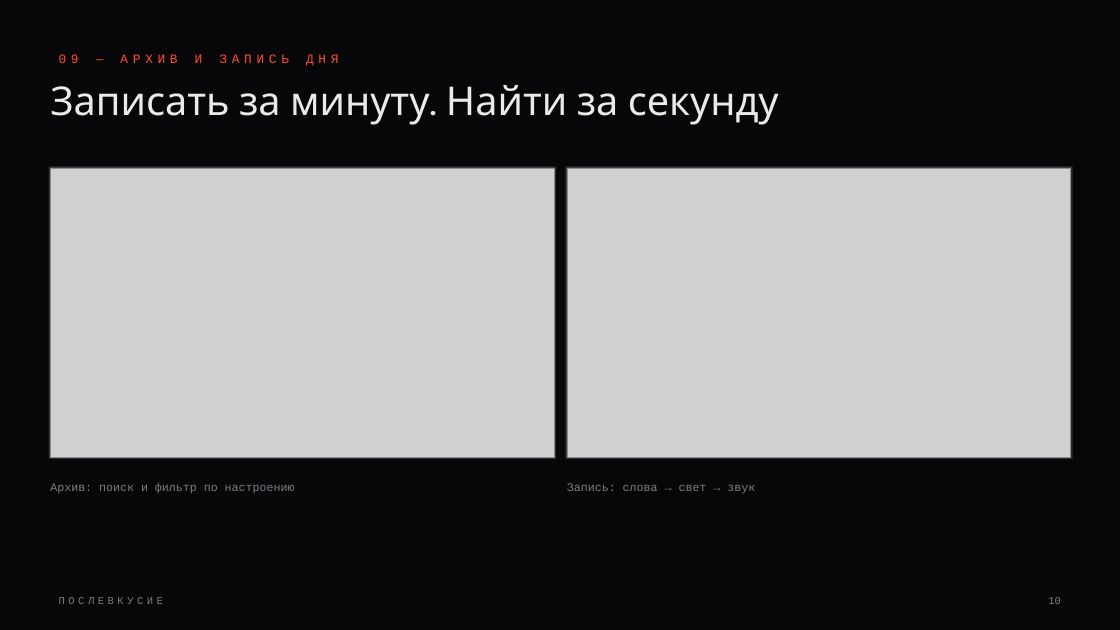
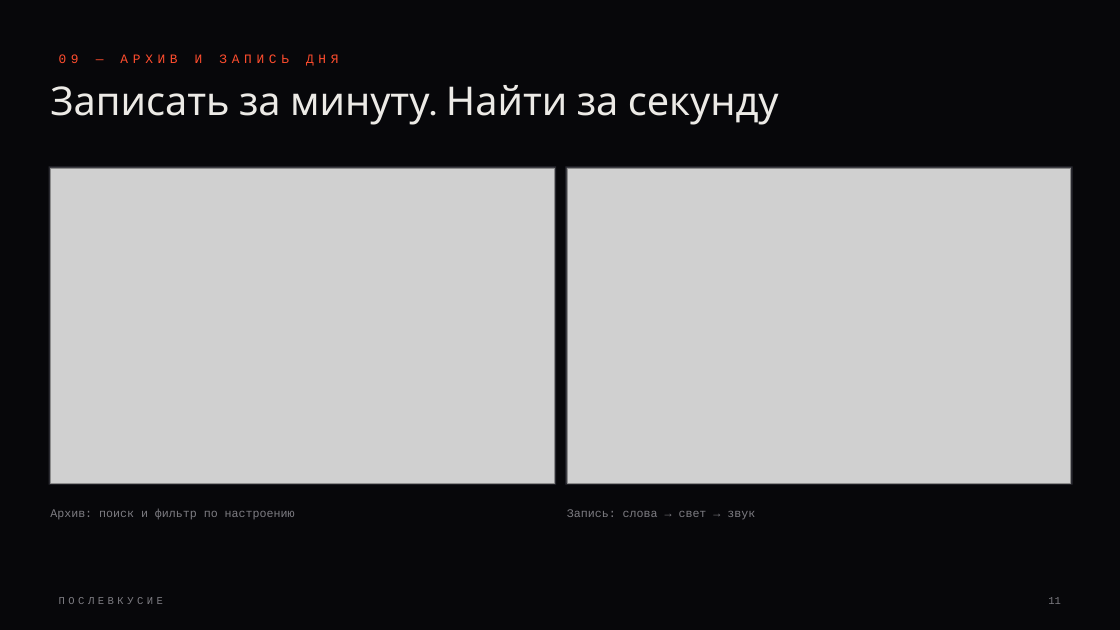
Before and after one commit to asylbeksofiev-pixel/poslevkusie, a slide deck: slide 11 of docs/presentation/Послевкусие — презентация.pptx (slide 10 before the commit). Drawn at 1120x630 pixels with LibreOffice and Linux fonts; fonts in the diff are those of the drawing; grey boxes stand for pictures. Boxes give left, top, right and bottom in pixels: in the first picture for what was removed or moved away, otherwise in the second. Text is boxed around its words. In the diff, an @@ line names an element or a change of style, - is before the commit and + after.

```diff
--- a/docs/presentation/Послевкусие — презентация.pptx
+++ b/docs/presentation/Послевкусие — презентация.pptx
@@ rectangle: place and size @@
-rectangle at bbox=[49, 166, 556, 459]
+rectangle at bbox=[49, 166, 556, 485]
@@ picture: place and size @@
-picture at bbox=[50, 168, 555, 457]
+picture at bbox=[50, 168, 555, 483]
@@ rectangle: place and size @@
-rectangle at bbox=[565, 166, 1073, 459]
+rectangle at bbox=[565, 166, 1073, 485]
@@ picture: place and size @@
-picture at bbox=[567, 168, 1071, 457]
+picture at bbox=[567, 168, 1071, 483]
@@ text "Архив: поиск и фильтр по ...": place and size @@
-text "Архив: поиск и фильтр по ..." at bbox=[50, 483, 295, 494]
+text "Архив: поиск и фильтр по ..." at bbox=[50, 509, 295, 520]
@@ text "Запись: слова → свет → ...": place and size @@
-text "Запись: слова → свет → ..." at bbox=[567, 483, 755, 493]
+text "Запись: слова → свет → ..." at bbox=[567, 509, 755, 519]
@@ text at bbox=[1048, 597, 1061, 604]: text changed @@
-10
+11
```
Also in this commit, not shown: 7 other slides changed, 1 slide added, 3 other files.
